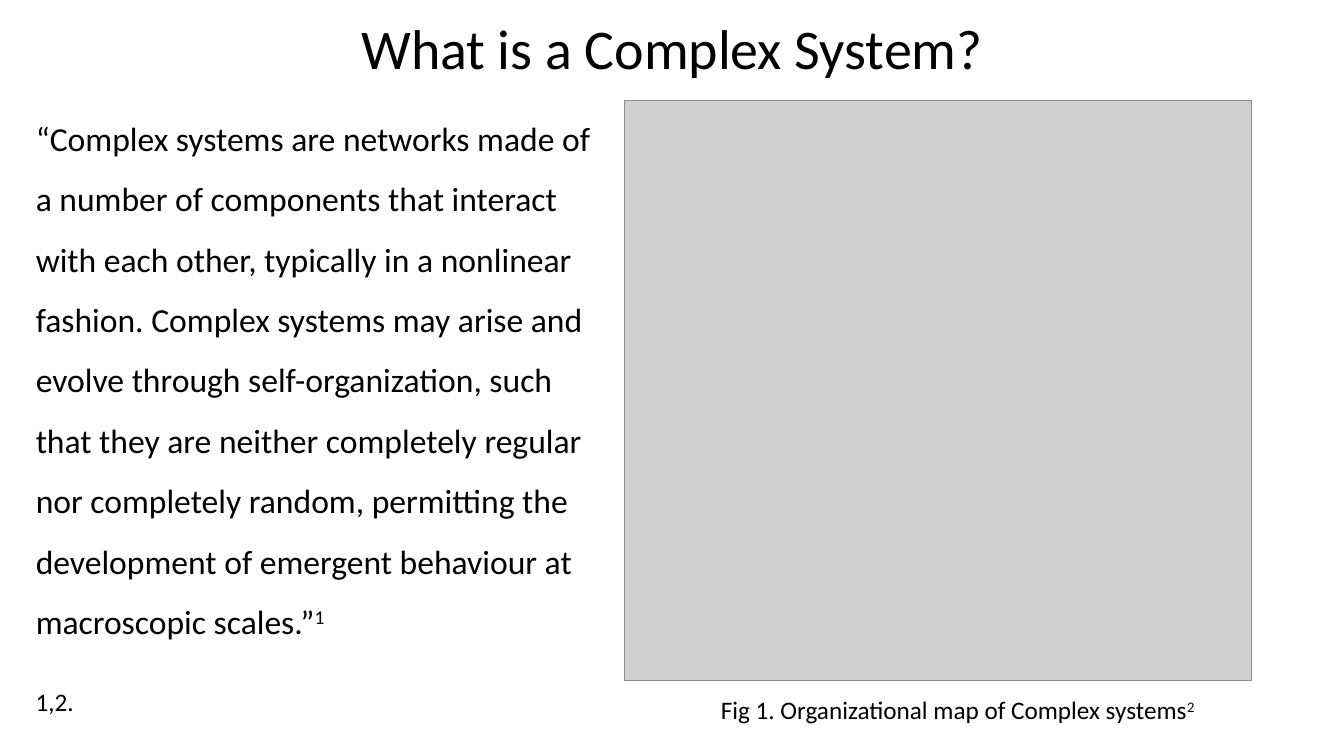
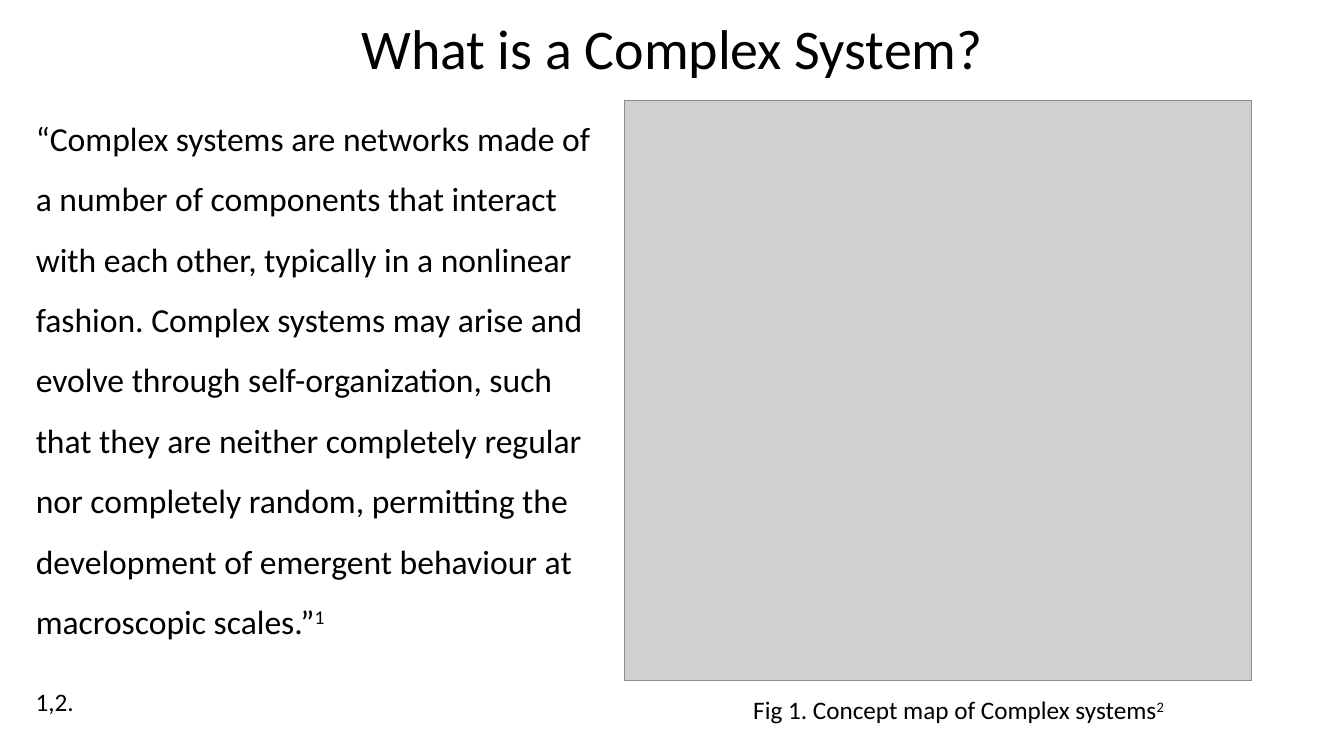
Before and after one commit to VenkiPhy6/seminar-thirdsem, a slide deck: slide 3 of A Primer to Complex Diseases.pptx. Drawn at 1344x756 pixels with LibreOffice and Linux fonts; fonts in the diff are those of the drawing; grey boxes stand for pictures. Boxes give left, top, right and bottom in pixels: in the first picture for what was removed or moved away, otherwise in the second. Text is boxed around its words. In the diff, an @@ line names an element or a change of style, - is before the commit and + after.

```diff
--- a/A Primer to Complex Diseases.pptx
+++ b/A Primer to Complex Diseases.pptx
@@ text at [753, 701, 1070, 724]: text changed @@
-Fig 1. Organizational map of Complex systems2
+Fig 1. Concept map of Complex systems2
```
